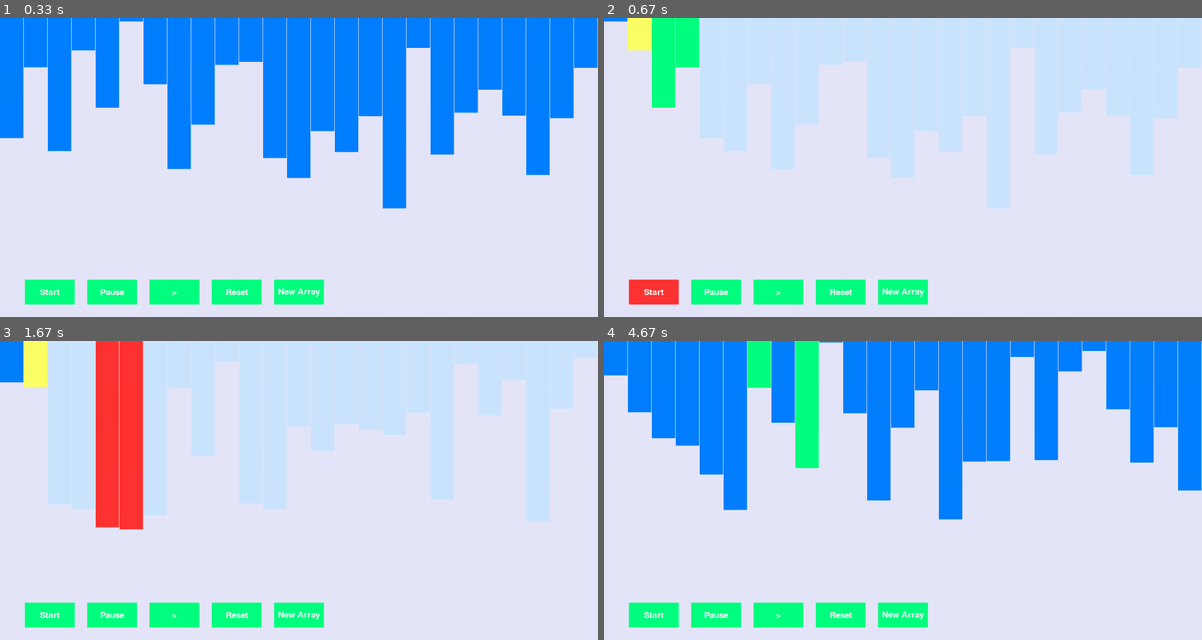
Above: before the commit, frames 1-4 (two rows, left to right).
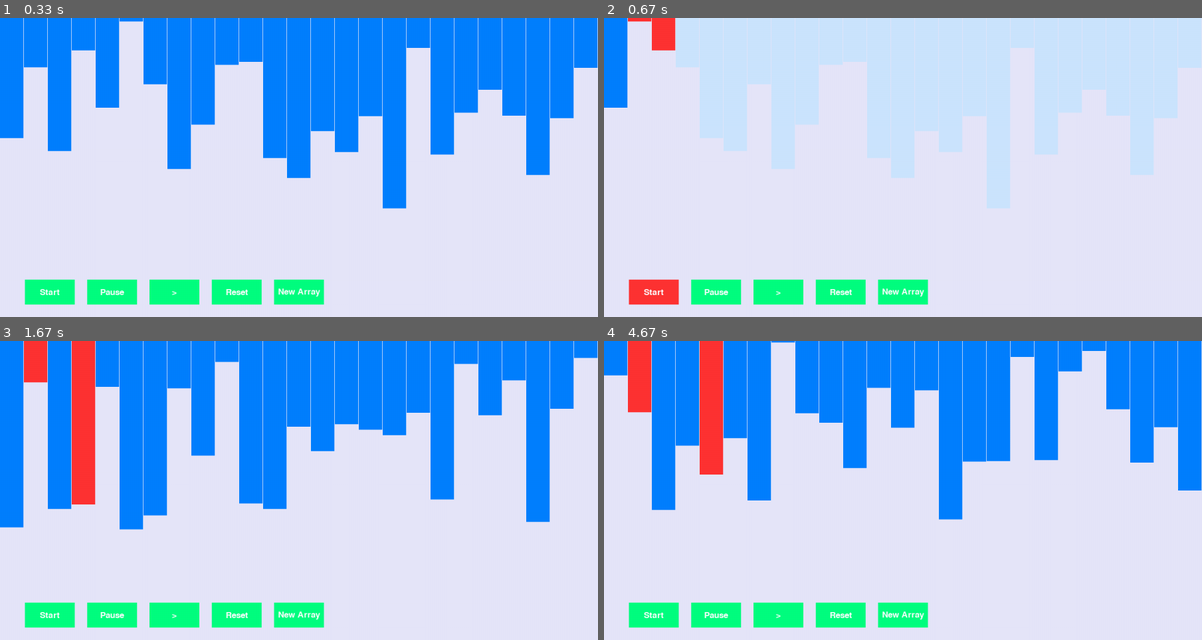
Above: after the commit, the same moments.

Repository: ColeB2/PygameSortingVis
Game: pygame game, started from main.py
Same seed, same stepped clock (60 frames per second), same inputs: the game is played once before the commit and once after it.
Inputs (mouse positions are in pixels of both pictures, inside the frame that each line leads up to):
- Up to frame 1 (0.33 s): no input
- Up to frame 2 (0.67 s): click "Start" at 0.38 s
- Up to frame 3 (1.67 s): press the mouse at (299, 616) at 0.7 s; move the mouse to (257, 562) at 0.8 s; release the mouse at (221, 511) at 0.93 s; press the mouse at (173, 616) at 1.03 s; move the mouse to (185, 502) at 1.13 s; release the mouse at (203, 391) at 1.27 s; press the mouse at (47, 616) at 1.37 s; move the mouse to (143, 577) at 1.47 s; release the mouse at (239, 538) at 1.6 s
- Up to frame 4 (4.67 s): press the mouse at (903, 616) at 1.7 s; move the mouse to (831, 559) at 1.8 s; release the mouse at (753, 502) at 1.93 s; press the mouse at (777, 616) at 2.03 s; move the mouse to (950, 496) at 2.13 s; release the mouse at (1130, 379) at 2.27 s; press the mouse at (843, 616) at 2.37 s; move the mouse to (777, 520) at 2.47 s; release the mouse at (711, 424) at 2.6 s; press the mouse at (777, 616) at 2.7 s; move the mouse to (914, 523) at 2.8 s; release the mouse at (1046, 433) at 2.93 s; press the mouse at (777, 616) at 3.03 s; move the mouse to (897, 541) at 3.13 s; release the mouse at (1010, 466) at 3.27 s; press the mouse at (651, 616) at 3.37 s; move the mouse to (711, 598) at 3.47 s; release the mouse at (771, 583) at 3.6 s; press the mouse at (843, 616) at 3.7 s; move the mouse to (908, 574) at 3.8 s; release the mouse at (974, 532) at 3.93 s; press the mouse at (777, 616) at 4.03 s; move the mouse to (759, 502) at 4.13 s; release the mouse at (735, 391) at 4.27 s; press the mouse at (651, 616) at 4.37 s; move the mouse to (879, 499) at 4.47 s; release the mouse at (1106, 382) at 4.6 s

Frame 1 is identical in both runs. In frame 2, 3.5% of the frame differs, in the area x 0-16%, y 0-30%; in frame 3, 36%, in the area x 0-100%, y 0-64%; in frame 4, 13%.

Commit message:
button changes

Diff:
--- a/visualizer/buttons.py
+++ b/visualizer/buttons.py
@@ -26,9 +26,6 @@
             color of button while button is hovered over, default (255,51,51)
         font_color: Tuple formatted -> font_color=(XXX,YYY,ZZZ) - RGB values for
             color of the text, default (255,255,255)
-        font_hover_color: Tuple formatted -> font_hover_color=(XXX,YYY,ZZZ) -
-            RGB value for color of text on button hover, default None.
-
         resize: Bool, Whether or not to use the built in resize function.
         function: Function, the function the button needs to perform on click.
             Passed as so, Button(function=button_function). -> This created a
@@ -40,8 +37,6 @@
         self.function = function
         self.optional_settings(kwargs)
         self.render_text()
-        self.function = function
-        self.click = pygame.mouse.get_pressed()
         self.clicked = False
         self.hovered = False
 
@@ -55,12 +50,13 @@
 
 
     def optional_settings(self, kwargs):
+        """Method used to change optional settings on button."""
         options = {'text': None,
                    'font': pygame.font.Font(None, 25),
                    'color': (255,51,51),
                    'hover_color': (0,255,128),
                    'font_color': (255,255,255),
-                   'font_hover_color': None,
+                   'run_on_release': True,
                    }
 
         for kwarg in kwargs:
@@ -72,61 +68,56 @@
 
 
     def get_event(self, event, *args):
+        """Gets events from pygame event loop to pass on to button."""
         if event.type == pygame.MOUSEBUTTONDOWN and event.button == 1:
-            self._handle_button_click(*args)
+            self._handle_click(*args)
+        elif event.type == pygame.MOUSEBUTTONUP and event.button == 1:
+            self._handle_release(*args)
 
 
-    def _handle_button_click(self, *args):
+    def _handle_click(self, *args):
         """For internal use. Handles how the button reacts, ie calls function,
         on a mouse click event, if the function exists.
         params:
             *args
         """
         if self.rect.collidepoint(pygame.mouse.get_pos()):
-            #self.clicked = True
+            self.clicked = True
+            if not self.run_on_release:
+                self.function(*args)
+
+
+
+    def _handle_release(self, *args):
+        if self.clicked and self.run_on_release:
             self.function(*args)
+        self.clicked=False
 
-    def button_hover(self):
+
+    def _handle_hover(self):
+        """For internal use. Handles color changes on button hovering."""
         if self.rect.collidepoint(pygame.mouse.get_pos()):
             if self.hovered == False:
                 self.hovered = True
         else:
             self.hovered = False
 
+
     def update(self, surface, *args):
+        """Main update function, used in main loop to be called on every loop"""
         color = self.color
         text = self.text
-        self.button_hover()
+        self._handle_hover()
         if self.clicked and self.hover_color:
             color = self.hover_color
-        elif self.hovered:
+        elif self.hovered and self.hover_color:
             color = self.hover_color
 
+
         pygame.draw.rect(surface, color, self.rect)
-        surface.blit(self.pygame_text, self.text_rect)
-
-
-
-    def _handle_button_logic(self, *args):
-        """For internal use. Handles all the logic of the button. Does so by
-        checking for collision, and depending on collision, drawing the button,
-        and checking for clicks."""
-        if self.rect.collidepoint(pygame.mouse.get_pos()):
-            pygame.draw.rect(surface, self.hover_color, self.rect)
-            surface.blit(self.pygame_text, self.text_rect)
-            self._handle_button_click(*args)
-        else:
-            pygame.draw.rect(surface, self.color, self.rect)
+        if self.text:
             surface.blit(self.pygame_text, self.text_rect)
 
-
-    def create_button(self, *args):
-        """Main Button creation method
-        Parameters:
-            *args: *args other arguments that may need to be passed on to the
-        function method which will be called by the button class.
-        """
-        self._handle_button_logic(*args)
 
 
 if __name__ == '__main__':
